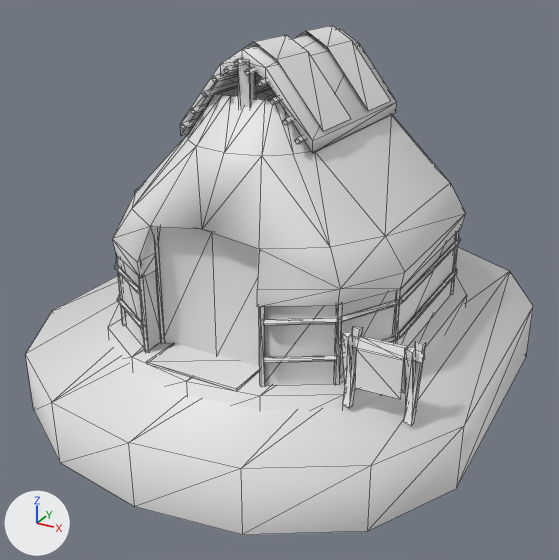
An edit to the COLLADA model art/meshes/structural/mapuche/house_3.dae, drawn before and after from the same camera.
Before and after are seen from a 50 mm camera at (10.68, -20.15, 10.94) aimed at (-0.02, -0.69, 1.21). Every picture has the same lights, and +X, +Y and +Z are marked at lower left. The older version comes first. Mesh edges are drawn as thin lines. Where no turn or scale is listed for an object, it has been applied to the vertices.

Names of what the first picture shows: 'house_3'.
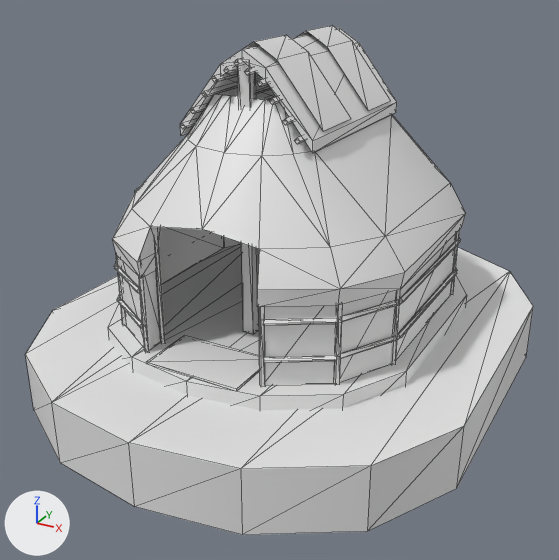
Where the newer file only moved an object's origin or applied its transform, the numbers keep the older frame.

Location of each change, (x1, y1, x2, y2) in pixels of the pictures (559 x 560 px):
part 1 of me_cubo_051, deleted
    before: (341, 326, 426, 426)
part 2 of me_cubo_051, cut back
    before: (159, 227, 260, 367)
    after: (159, 227, 241, 285)

Edits to the bpy script that builds the scene:
```text
Change me_cubo_051:
    used by ob_house_3; location = (0.0, 0.0, 0.0)
    remove me_cubo_051.from_pydata(...)  # 971 vertices, 1474 faces; spans x -6.9..6.9, y -8.2..8.9, z -2.1..8.5
    add me_cubo_051.from_pydata(...)  # 959 vertices, 1510 faces; spans x -6.9..6.9, y -8.2..8.9, z -2.1..8.5
    me_cubo_051 part 1: 6 loose pieces with 40 vertices, spanning x 3.7..5.8, y -4.5..-3.8, z -0.1..2.0, are deleted
    me_cubo_051 part 2
    2 vertices are removed from x 0.0, y -4.3, z 0.2..4.0
    4 faces are deleted
    30 vertices are added at x -4.4..4.3, y -4.9..5.8, z 0.2..4.0
    88 new faces join them
```
